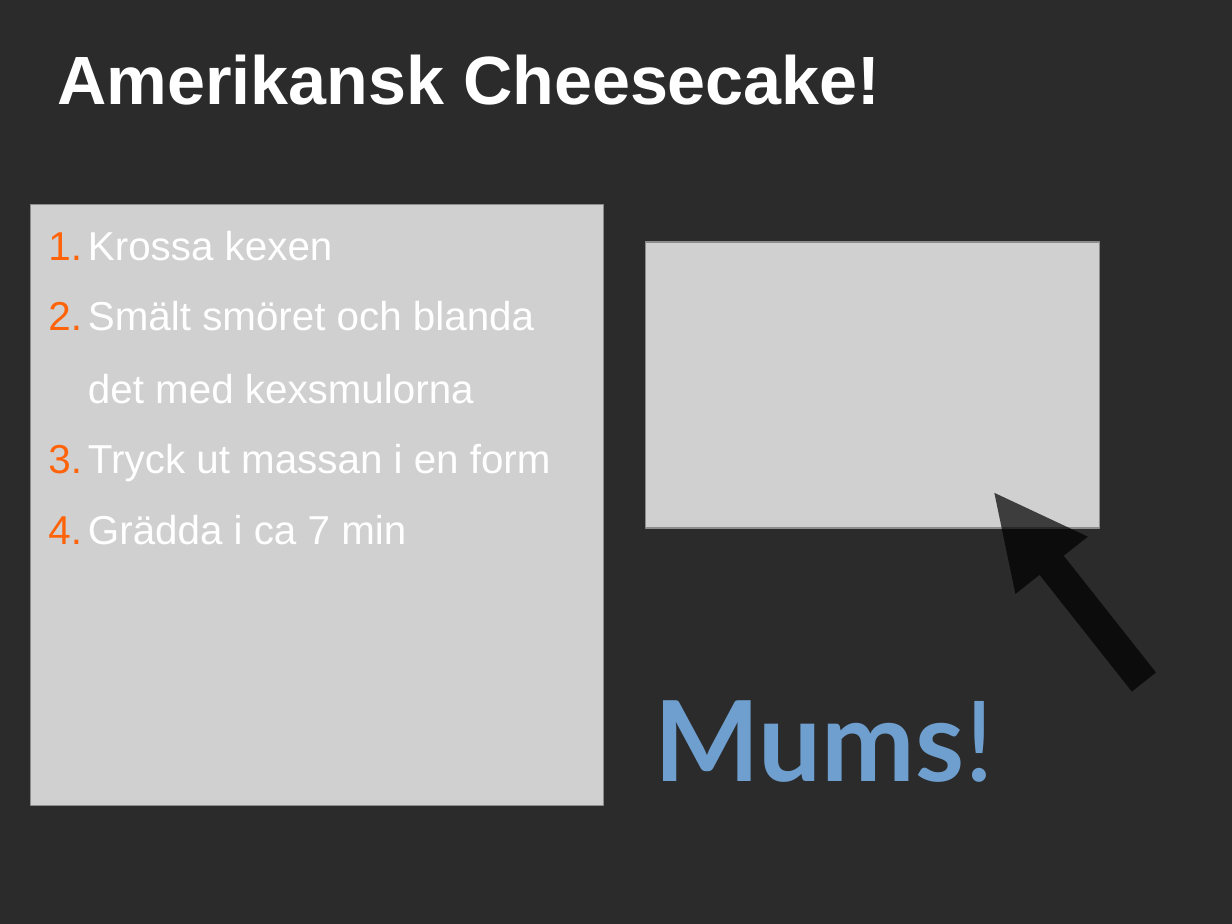
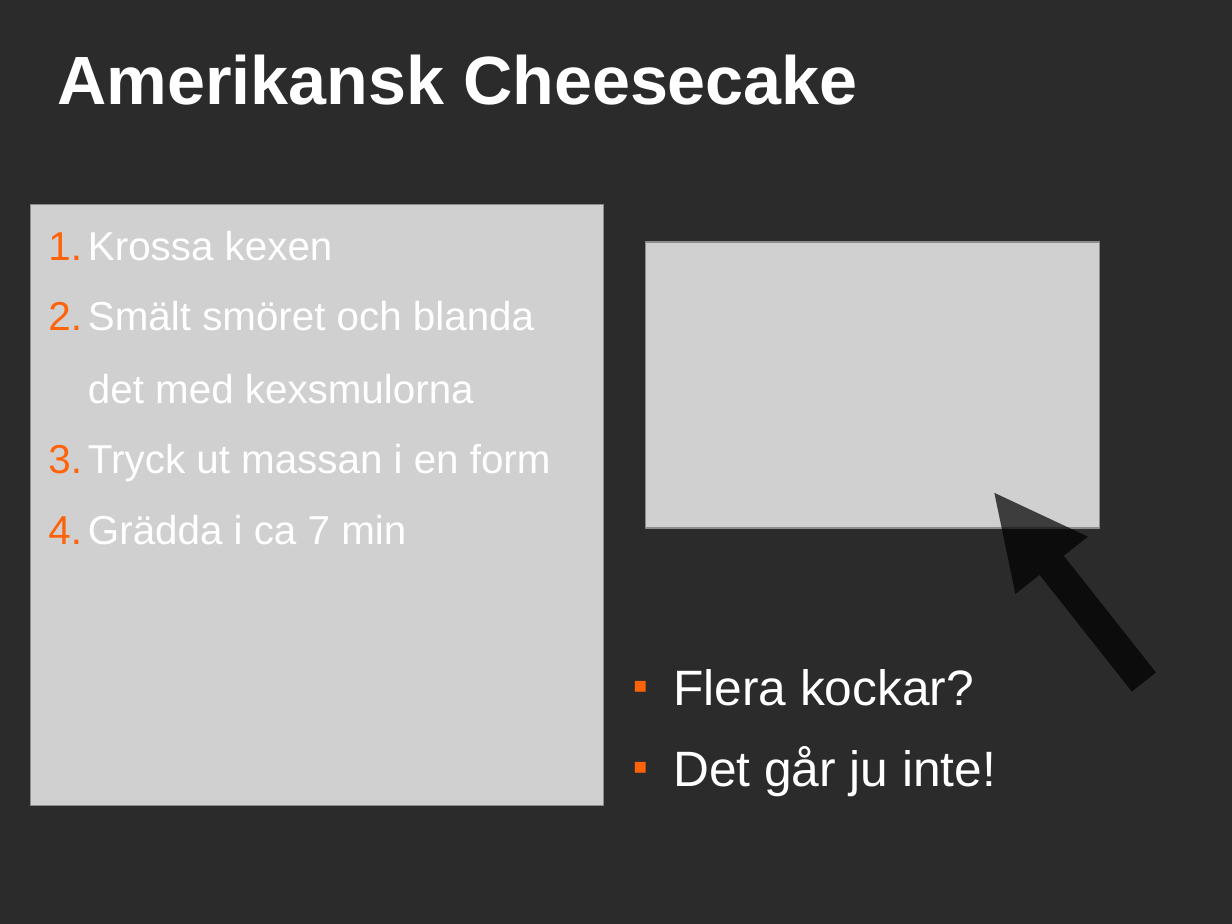
Before and after one commit to saifthe1/openfoam-openmp, a slide deck: slide 6 of presentation/pres.odp. Drawn at 1232x924 pixels with LibreOffice and Linux fonts; fonts in the diff are those of the drawing; grey boxes stand for pictures; background and template pictures are left out; a plain dark background stands for a picture behind light text. Boxes give left, top, right and bottom in pixels: in the first picture for what was removed or moved away, otherwise in the second. Text is boxed around its words. In the diff, an @@ line names an element or a change of style, - is before the commit and + after.

```diff
--- a/presentation/pres.odp
+++ b/presentation/pres.odp
@@ title at (57,54,858,105): text changed @@
-Amerikansk Cheesecake!
+Amerikansk Cheesecake
@@ text at (673,669,996,796): text changed; size 72 to 32 pt; font Lato to Arial; text colour #6E9FCF to #FFFFFF; bold off @@
-Mums!
+■ Flera kockar?
+■ Det går ju inte!
```
Also in this commit, not shown: 2 other slides changed, 2 slides added, 1 slide removed.
